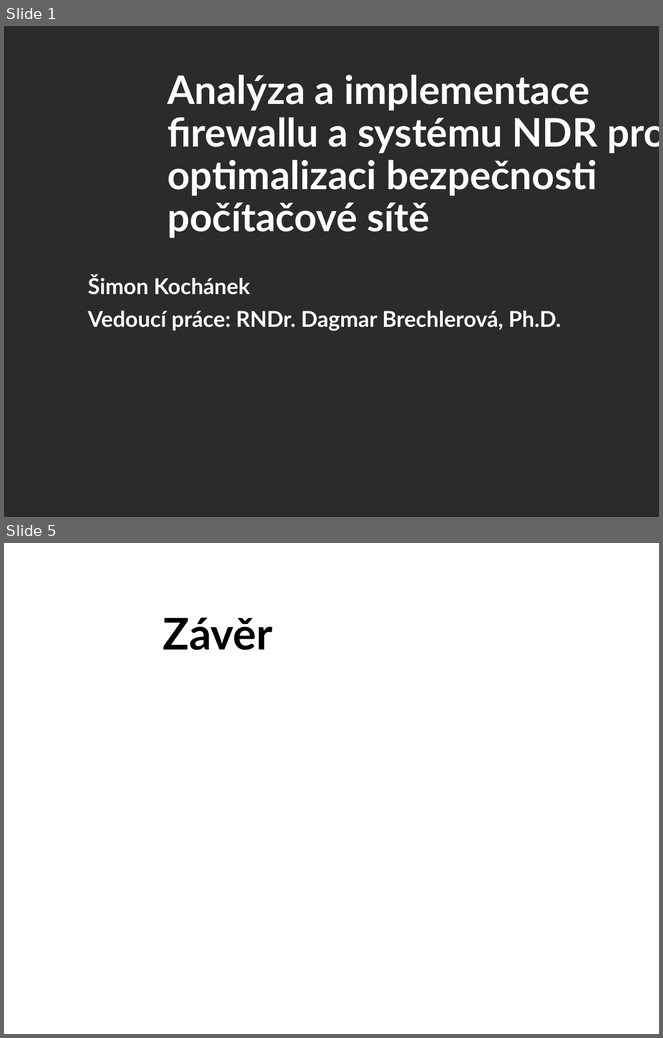
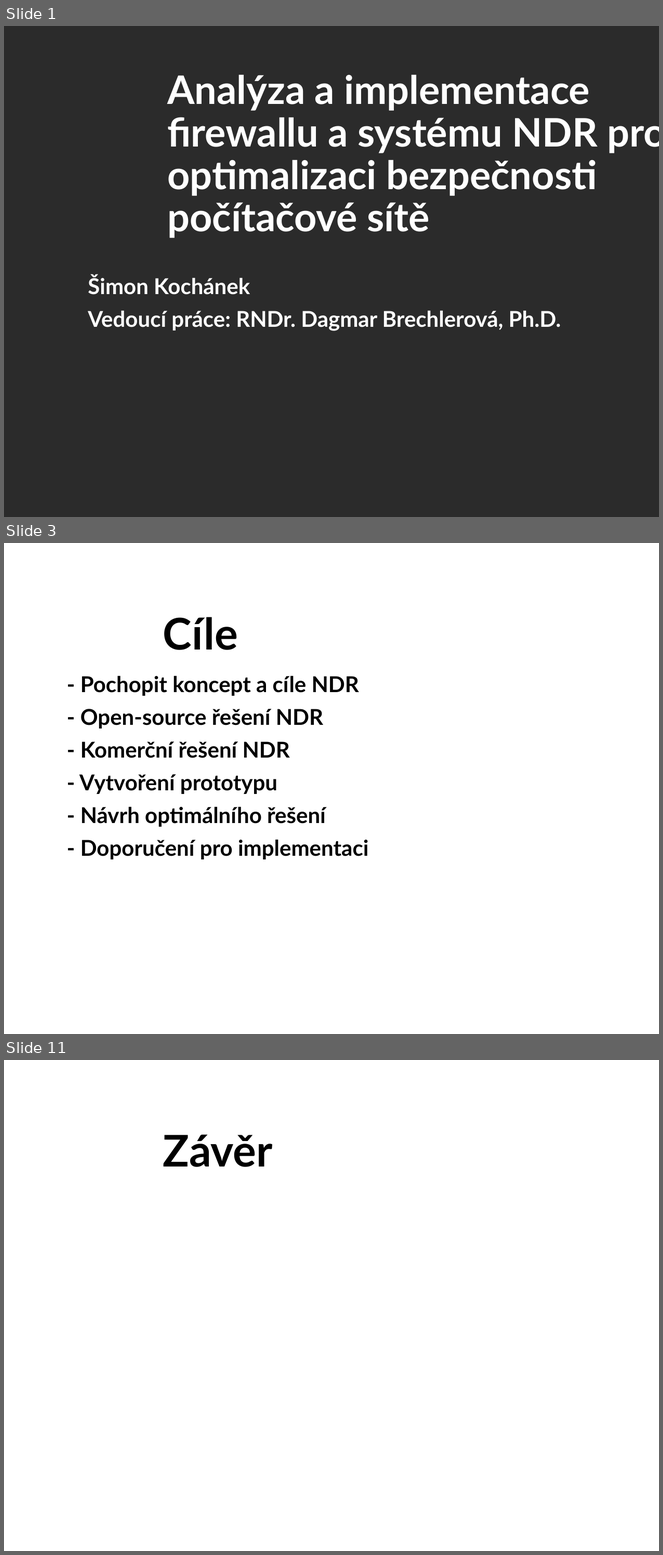
Before and after one commit to zimice/pr5_ndr, a slide deck: kochanek_ndr_prezentace.pptx. Shown one above the other, each under a label of ours: slides 1 and 5 before the commit, slides 1, 3 and 11 after it; the slides between them are not shown. The pictures are 663x1038 and 663x1555 pixels, drawn with LibreOffice and Linux fonts; fonts in the diff are those of the drawing; background and template pictures are left out; a plain dark background stands for a picture behind light text. Boxes give left, top, right and bottom in pixels: in the first picture for what was removed or moved away, otherwise in the second. Text is boxed around its words. In the diff, an @@ line names an element or a change of style, - is before the commit and + after.

```diff
--- a/kochanek_ndr_prezentace.pptx
+++ b/kochanek_ndr_prezentace.pptx
@@ slide 3 added at (4, 543, 659, 1034), background picture (left out) @@
@@ title added at (163, 617, 239, 650), 48 pt, text #000000, bold @@
+Cíle
@@ subtitle added at (79, 676, 369, 860), 24 pt, text #000000, bold @@
+- Pochopit koncept a cíle NDR
+- Open-source řešení NDR
+- Komerční řešení NDR
+- Vytvoření prototypu
+- Návrh optimálního řešení
+- Doporučení pro implementaci
@@ what was slide 5 is now slide 11 @@
```
Also in this commit, not shown: 8 other slides added, 4 slides removed, 1 other file.
